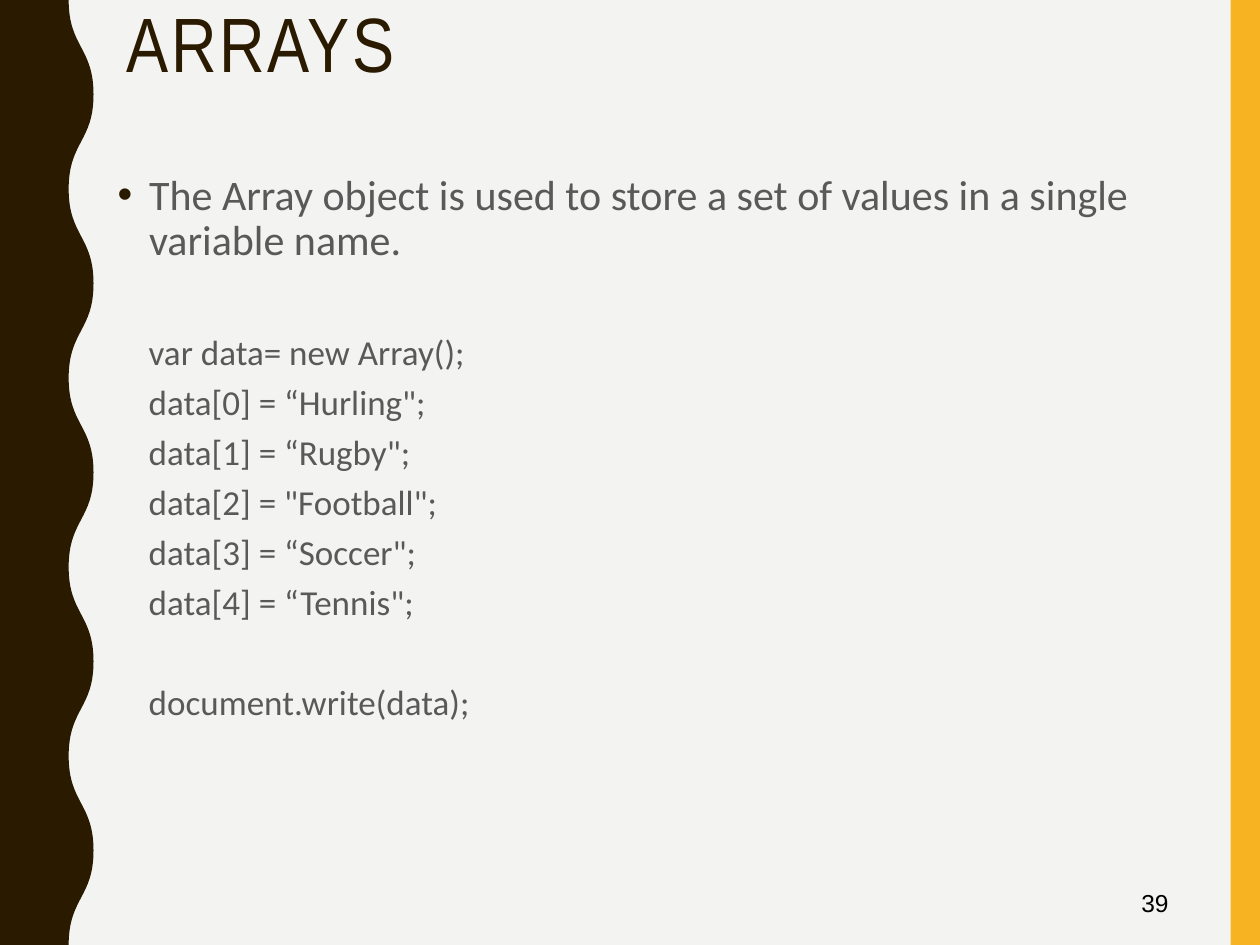
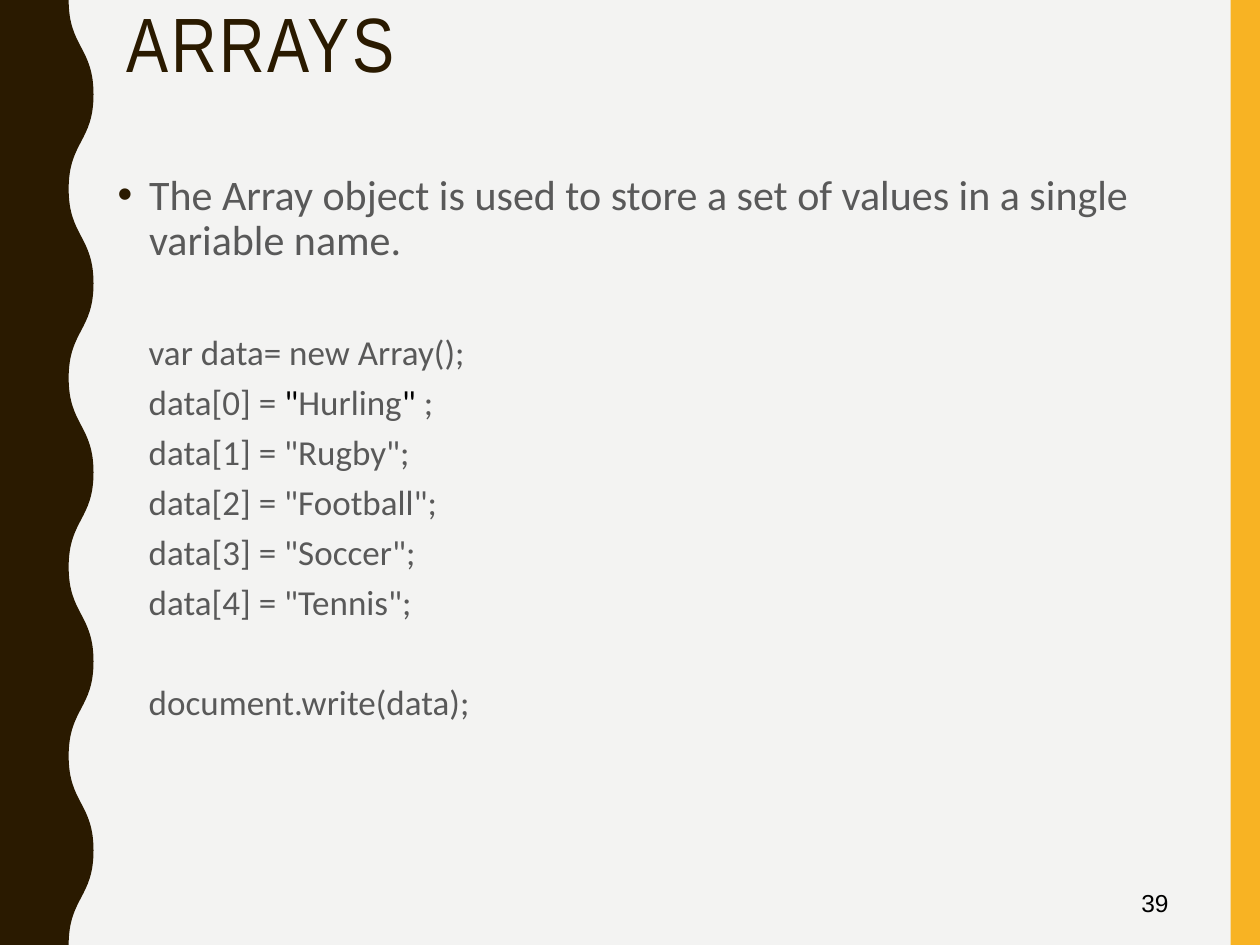
Before and after one commit to mlyngweb1/Website-Development-2-src, a slide deck: slide 39 of topic-03-JavaScript-2/talk-1/talk-1.pptx. Drawn at 1260x945 pixels with LibreOffice and Linux fonts; fonts in the diff are those of the drawing. Boxes give left, top, right and bottom in pixels: in the first picture for what was removed or moved away, otherwise in the second. Text is boxed around its words. In the diff, an @@ line names an element or a change of style, - is before the commit and + after.

```diff
--- a/topic-03-JavaScript-2/talk-1/talk-1.pptx
+++ b/topic-03-JavaScript-2/talk-1/talk-1.pptx
@@ text at box(149, 389, 416, 471): text changed @@
-data[0] = “Hurling";
-data[1] = “Rugby";
+data[0] = "Hurling" ;
+data[1] = "Rugby";
@@ text at box(149, 539, 415, 620): text changed @@
-data[3] = “Soccer";
-data[4] = “Tennis";
+data[3] = "Soccer";
+data[4] = "Tennis";
```
Also in this commit, not shown: 17 other slides changed, 3 other files.
